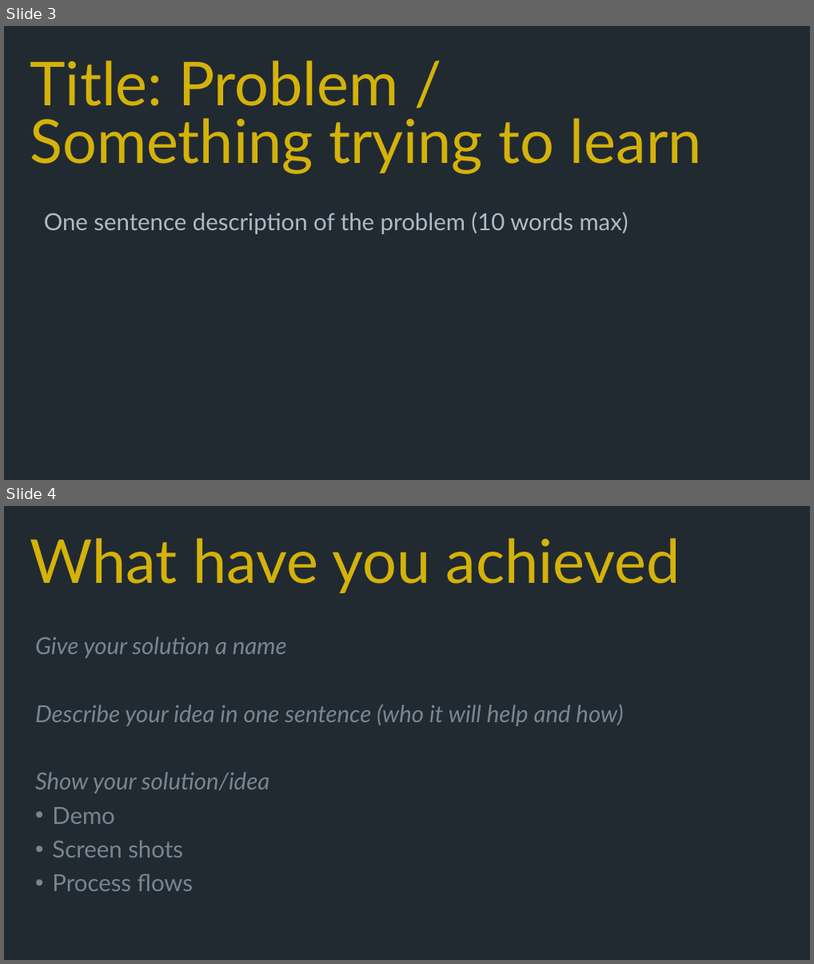
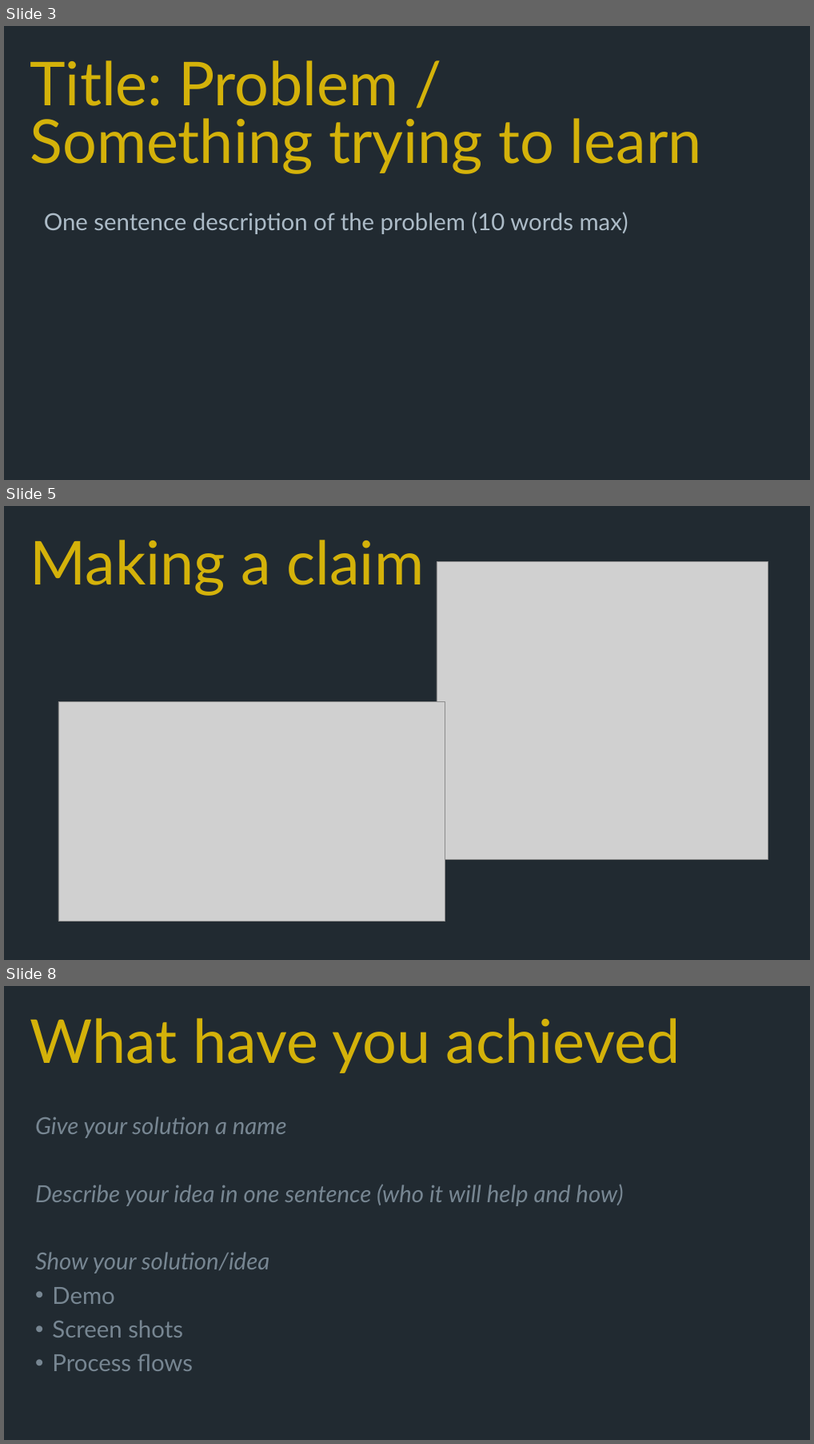
Before and after one commit to aaronrac/qrcodehackday, a slide deck: documents/RAC - Hackathon - QRCodes - Team Quick Response.pptx. Shown one above the other, each under a label of ours: slides 3 and 4 before the commit, slides 3, 5 and 8 after it; the slides between them are not shown. The pictures are 814x964 and 814x1444 pixels, drawn with LibreOffice and Linux fonts; fonts in the diff are those of the drawing; grey boxes stand for pictures. Boxes give left, top, right and bottom in pixels: in the first picture for what was removed or moved away, otherwise in the second. Text is boxed around its words. In the diff, an @@ line names an element or a change of style, - is before the commit and + after.

```diff
--- a/documents/RAC - Hackathon - QRCodes - Team Quick Response.pptx
+++ b/documents/RAC - Hackathon - QRCodes - Team Quick Response.pptx
@@ slide 5 added at [4, 506, 810, 960], background #212A31 @@
@@ title added at [30, 540, 424, 596], 72 pt, text #D4B20A @@
+Making a claim
@@ picture added at [437, 562, 769, 859] @@
@@ picture added at [58, 701, 446, 921] @@
@@ what was slide 4 is now slide 8 @@
```
Also in this commit, not shown: 5 other slides added, 1 slide removed, 2 other files.
